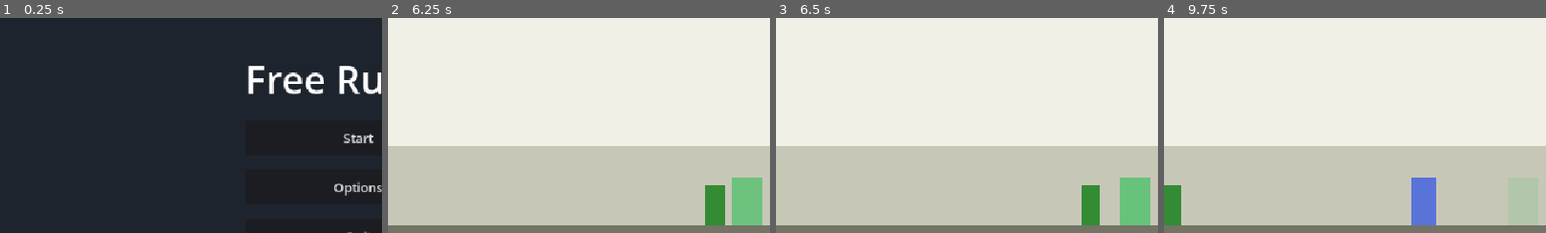
Above: before the commit, frames 1-4 (left to right).
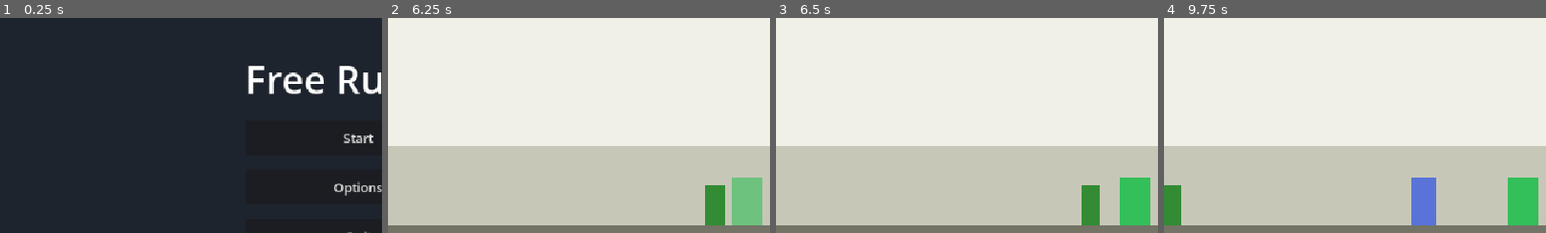
Above: after the commit, the same moments.

Repository: holdenprine/freerunnerdemo
Game: Godot game, scene res://scenes/start/start_menu.tscn
Two runs of this game, one before a commit and one after it. Both use one fixed random seed, a clock stepped at 60 frames per second and the inputs below.
Inputs:
- Up to frame 1 (0.25 s): no input
- Up to frame 2 (6.25 s): click "Start" at 0.5 s; tap Enter at 1.25 s; hold Space (jump) 1.28-2.03 s; hold Right (move_right) 1.28-2.78 s; tap Down (duck) at 2.1 s; tap Space (jump) at 2.27, 2.3, 2.57, 3.6, 3.77, 4.07, 4.52, 4.55, 4.82, 5.27, 5.3, 5.57 s; hold Space (jump) 2.78-3.53 s; hold Left (move_left) 2.78-5.03 s; tap E (interact) at 2.85, 5.1 s; hold Down (duck) 4.28-5.03 s; tap R (restart) at 4.9 s; hold Right (move_right) from 5.03 s (still down); hold Space (jump) from 5.78 s (still down)
- Up to frame 3 (6.5 s): keep holding Right (move_right); keep holding Space (jump)
- Up to frame 4 (9.75 s): release Space (jump) at 6.53 s; tap Down (duck) at 6.6 s; tap Space (jump) at 6.77, 6.8, 7.07, 8.1, 8.27, 8.57, 9.05 s; hold Space (jump) 7.28-8.03 s; tap E (interact) at 7.35, 9.6 s; release Right (move_right) at 8.78 s; hold Down (duck) 8.78-9.53 s; hold Left (move_left) from 8.78 s (still down)
The pictures show only the part of the screen within x 3-53%, y 18-68%; the shares and areas given below are measured in that part.

Frames 1-2 are identical in both runs. In frame 3, 1.8% of the frame differs, in the area x 90-98%, y 74-97%; in frame 4, 1.8%.

Commit message:
Created finalized basic start scene and game over scene, no other issues atm

Diff:
--- a/scenes/game/game.tscn
+++ b/scenes/game/game.tscn
@@ -7,6 +7,7 @@
 [ext_resource type="PackedScene" path="res://scenes/ui/hud.tscn" id="5_hud"]
 [ext_resource type="PackedScene" uid="uid://rew5hcs46hvg" path="res://scenes/npcs/test_npc.tscn" id="6_npc"]
 [ext_resource type="PackedScene" path="res://scenes/ui/dialog_box.tscn" id="7_dialog"]
+[ext_resource type="PackedScene" path="res://scenes/restart/game_over_menu.tscn" id="10_game_over"]
 [ext_resource type="Script" uid="uid://c8pdsao4cw22j" path="res://scripts/world/world_bounds.gd" id="8_bounds"]
 [ext_resource type="Script" uid="uid://djhowltgpmffv" path="res://scripts/world/camera_follow.gd" id="9_camera"]
 
@@ -83,3 +84,5 @@
 [node name="HUD" parent="." unique_id=1627008055 instance=ExtResource("5_hud")]
 
 [node name="DialogBox" parent="." unique_id=1617628845 instance=ExtResource("7_dialog")]
+
+[node name="GameOverMenu" parent="." instance=ExtResource("10_game_over")]
--- /dev/null
+++ b/scenes/restart/game_over_menu.tscn
@@ -0,0 +1,58 @@
+[gd_scene load_steps=2 format=3]
+
+[ext_resource type="Script" path="res://scripts/ui/game_over_menu.gd" id="1_game_over_menu"]
+
+[node name="GameOverMenu" type="CanvasLayer"]
+layer = 11
+
+[node name="Menu" type="Control" parent="."]
+layout_mode = 3
+anchors_preset = 15
+anchor_right = 1.0
+anchor_bottom = 1.0
+grow_horizontal = 2
+grow_vertical = 2
+script = ExtResource("1_game_over_menu")
+
+[node name="Background" type="ColorRect" parent="Menu"]
+layout_mode = 1
+anchors_preset = 15
+anchor_right = 1.0
+anchor_bottom = 1.0
+grow_horizontal = 2
+grow_vertical = 2
+color = Color(0, 0, 0, 0.55)
+
+[node name="CenterContainer" type="CenterContainer" parent="Menu"]
+layout_mode = 1
+anchors_preset = 15
+anchor_right = 1.0
+anchor_bottom = 1.0
+grow_horizontal = 2
+grow_vertical = 2
+
+[node name="VBoxContainer" type="VBoxContainer" parent="Menu/CenterContainer"]
+layout_mode = 2
+theme_override_constants/separation = 14
+alignment = 1
+
+[node name="TitleLabel" type="Label" parent="Menu/CenterContainer/VBoxContainer"]
+layout_mode = 2
+theme_override_font_sizes/font_size = 36
+text = "GAME OVER"
+horizontal_alignment = 1
+
+[node name="RetryButton" type="Button" parent="Menu/CenterContainer/VBoxContainer"]
+custom_minimum_size = Vector2(220, 44)
+layout_mode = 2
+text = "Retry"
+
+[node name="BackToMenuButton" type="Button" parent="Menu/CenterContainer/VBoxContainer"]
+custom_minimum_size = Vector2(220, 44)
+layout_mode = 2
+text = "Back to Menu"
+
+[node name="QuitButton" type="Button" parent="Menu/CenterContainer/VBoxContainer"]
+custom_minimum_size = Vector2(220, 44)
+layout_mode = 2
+text = "Quit"
--- a/scenes/start/start_menu.tscn
+++ b/scenes/start/start_menu.tscn
@@ -1,8 +1,8 @@
-[gd_scene load_steps=2 format=3]
+[gd_scene format=3 uid="uid://cmtqqe652qh7m"]
 
-[ext_resource type="Script" path="res://scripts/ui/start_menu.gd" id="1_start_menu"]
+[ext_resource type="Script" uid="uid://bgyiud5m76ns7" path="res://scripts/ui/start_menu.gd" id="1_start_menu"]
 
-[node name="StartMenu" type="Control"]
+[node name="StartMenu" type="Control" unique_id=729601964]
 layout_mode = 3
 anchors_preset = 15
 anchor_right = 1.0
@@ -11,7 +11,7 @@
 grow_vertical = 2
 script = ExtResource("1_start_menu")
 
-[node name="Background" type="ColorRect" parent="."]
+[node name="Background" type="ColorRect" parent="." unique_id=41836854]
 layout_mode = 1
 anchors_preset = 15
 anchor_right = 1.0
@@ -20,7 +20,7 @@
 grow_vertical = 2
 color = Color(0.12, 0.14, 0.18, 1)
 
-[node name="CenterContainer" type="CenterContainer" parent="."]
+[node name="CenterContainer" type="CenterContainer" parent="." unique_id=221191220]
 layout_mode = 1
 anchors_preset = 15
 anchor_right = 1.0
@@ -28,28 +28,28 @@
 grow_horizontal = 2
 grow_vertical = 2
 
-[node name="VBoxContainer" type="VBoxContainer" parent="CenterContainer"]
+[node name="VBoxContainer" type="VBoxContainer" parent="CenterContainer" unique_id=256574462]
 layout_mode = 2
 theme_override_constants/separation = 18
 alignment = 1
 
-[node name="TitleLabel" type="Label" parent="CenterContainer/VBoxContainer"]
+[node name="TitleLabel" type="Label" parent="CenterContainer/VBoxContainer" unique_id=1857211547]
 layout_mode = 2
 theme_override_font_sizes/font_size = 48
 text = "Free Runner"
 horizontal_alignment = 1
 
-[node name="StartButton" type="Button" parent="CenterContainer/VBoxContainer"]
+[node name="StartButton" type="Button" parent="CenterContainer/VBoxContainer" unique_id=777174220]
 custom_minimum_size = Vector2(220, 44)
 layout_mode = 2
 text = "Start"
 
-[node name="OptionsButton" type="Button" parent="CenterContainer/VBoxContainer"]
+[node name="OptionsButton" type="Button" parent="CenterContainer/VBoxContainer" unique_id=1373376063]
 custom_minimum_size = Vector2(220, 44)
 layout_mode = 2
 text = "Options"
 
-[node name="QuitButton" type="Button" parent="CenterContainer/VBoxContainer"]
+[node name="QuitButton" type="Button" parent="CenterContainer/VBoxContainer" unique_id=1853897269]
 custom_minimum_size = Vector2(220, 44)
 layout_mode = 2
 text = "Quit"
--- a/scenes/ui/hud.tscn
+++ b/scenes/ui/hud.tscn
@@ -17,38 +17,3 @@
 [node name="HitCounter" type="HBoxContainer" parent="MarginContainer"]
 layout_mode = 2
 theme_override_constants/separation = 10
-
-[node name="GameOverPanel" type="PanelContainer" parent="."]
-anchors_preset = 8
-anchor_left = 0.5
-anchor_top = 0.5
-anchor_right = 0.5
-anchor_bottom = 0.5
-offset_left = -180.0
-offset_top = -70.0
-offset_right = 180.0
-offset_bottom = 70.0
-grow_horizontal = 2
-grow_vertical = 2
-
-[node name="MarginContainer" type="MarginContainer" parent="GameOverPanel"]
-layout_mode = 2
-theme_override_constants/margin_left = 20
-theme_override_constants/margin_top = 16
-theme_override_constants/margin_right = 20
-theme_override_constants/margin_bottom = 16
-
-[node name="VBoxContainer" type="VBoxContainer" parent="GameOverPanel/MarginContainer"]
-layout_mode = 2
-alignment = 1
-
-[node name="GameOverLabel" type="Label" parent="GameOverPanel/MarginContainer/VBoxContainer"]
-layout_mode = 2
-theme_override_font_sizes/font_size = 24
-text = "GAME OVER"
-horizontal_alignment = 1
-
-[node name="RestartHint" type="Label" parent="GameOverPanel/MarginContainer/VBoxContainer"]
-layout_mode = 2
-text = "Press Jump or R to restart"
-horizontal_alignment = 1
--- a/scripts/autoload/game_state.gd
+++ b/scripts/autoload/game_state.gd
@@ -5,7 +5,7 @@
 const MAX_SCROLL_SPEED := 700.0
 const SPEED_RAMP_PER_SECOND := 8.0
 const MAX_HITS := 3
-const INVULNERABILITY_DURATION := 2.0
+const INVULNERABILITY_DURATION := 1.5
 
 var is_playing := false
 var is_game_over := false
--- /dev/null
+++ b/scripts/ui/game_over_menu.gd
@@ -0,0 +1,40 @@
+extends Control
+## Game over overlay with Retry, Back to Menu, and Quit.
+
+@onready var retry_button: Button = $CenterContainer/VBoxContainer/RetryButton
+@onready var back_to_menu_button: Button = $CenterContainer/VBoxContainer/BackToMenuButton
+@onready var quit_button: Button = $CenterContainer/VBoxContainer/QuitButton
+
+
+func _ready() -> void:
+	hide()
+	retry_button.pressed.connect(_on_retry_pressed)
+	back_to_menu_button.pressed.connect(_on_back_to_menu_pressed)
+	quit_button.pressed.connect(_on_quit_pressed)
+	EventBus.game_over.connect(_on_game_over)
+	EventBus.game_started.connect(_on_game_started)
+	EventBus.game_reset.connect(_on_game_reset)
+
+
+func _on_game_over() -> void:
+	show()
+
+
+func _on_game_started() -> void:
+	hide()
+
+
+func _on_game_reset() -> void:
+	hide()
+
+
+func _on_retry_pressed() -> void:
+	GameState.reset_run()
+
+
+func _on_back_to_menu_pressed() -> void:
+	get_tree().change_scene_to_file("res://scenes/start/start_menu.tscn")
+
+
+func _on_quit_pressed() -> void:
+	get_tree().quit()
--- a/scripts/ui/hud.gd
+++ b/scripts/ui/hud.gd
@@ -1,21 +1,15 @@
 extends CanvasLayer
-## Displays hit counter and game-over prompts.
+## Displays hit counter during gameplay.
 
 @onready var hit_counter: HBoxContainer = $MarginContainer/HitCounter
-@onready var game_over_panel: PanelContainer = $GameOverPanel
-@onready var game_over_label: Label = $GameOverPanel/MarginContainer/VBoxContainer/GameOverLabel
-@onready var restart_hint: Label = $GameOverPanel/MarginContainer/VBoxContainer/RestartHint
 
 var _hit_circles: Array[HitCircle] = []
 
 
 func _ready() -> void:
 	EventBus.hits_changed.connect(_on_hits_changed)
-	EventBus.game_over.connect(_on_game_over)
 	EventBus.game_started.connect(_on_game_started)
-	EventBus.game_reset.connect(_on_game_reset)
 	_build_hit_counter()
-	game_over_panel.hide()
 	_on_hits_changed(GameState.hits_remaining)
 
 
@@ -31,29 +25,10 @@
 		_hit_circles.append(circle)
 
 
-func _unhandled_input(event: InputEvent) -> void:
-	if not GameState.is_game_over:
-		return
-	if event.is_action_pressed("restart") or event.is_action_pressed("jump"):
-		get_viewport().set_input_as_handled()
-		GameState.reset_run()
-
-
 func _on_hits_changed(remaining_hits: int) -> void:
 	for i in _hit_circles.size():
 		_hit_circles[i].is_filled = i < remaining_hits
 
 
 func _on_game_started() -> void:
-	game_over_panel.hide()
 	_on_hits_changed(GameState.hits_remaining)
-
-
-func _on_game_over() -> void:
-	game_over_panel.show()
-	game_over_label.text = "GAME OVER"
-	restart_hint.text = "Press Jump or R to restart"
-
-
-func _on_game_reset() -> void:
-	game_over_panel.hide()
Not shown, added: scripts/ui/game_over_menu.gd.uid
